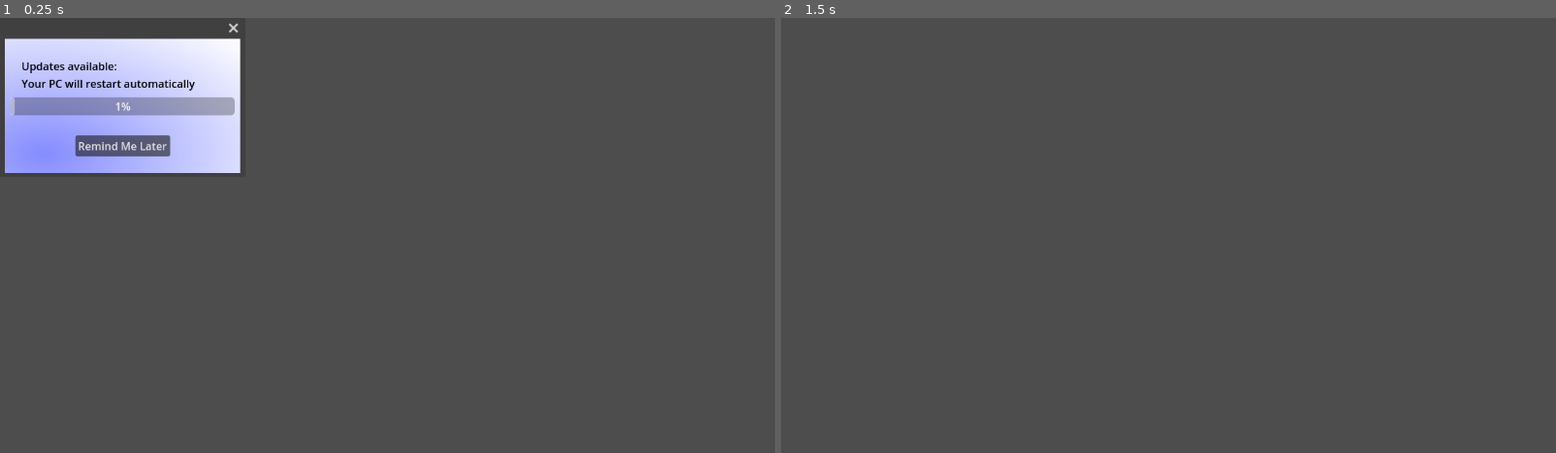
Above: before the commit, frames 1-2 (left to right).
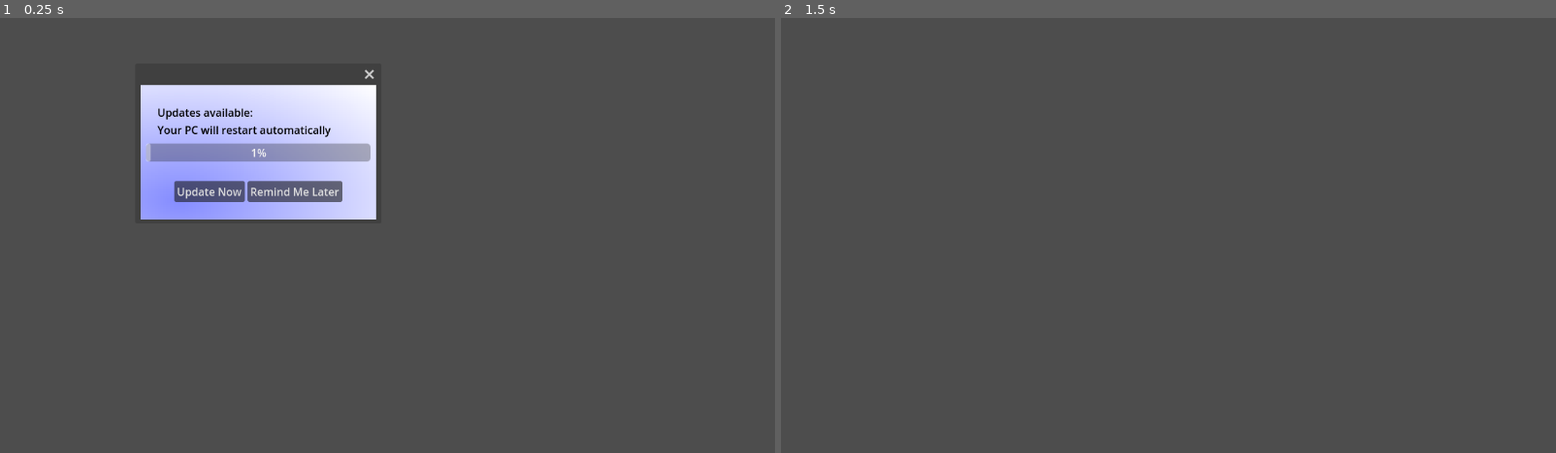
Above: after the commit, the same moments.

Repository: zsmitty2020/SSUFamJam25
Game: Godot game, scene res://Windows/Winwoes/Winwoes.tscn
The game is run twice, just before and just after one commit, with the same random seed, the same clock (stepped at 60 frames per second) and the same inputs. This scene is started directly instead of the project's main scene.
Inputs:
- Up to frame 1 (0.25 s): no input
- Up to frame 2 (1.5 s): click "Remind Me Later" at 0.5 s; tap Enter at 1.25 s

The runs differ from the first frame. In frame 1, 15% of the frame differs, in the area x 0-49%, y 1-47%; in frame 2, nothing differs.

Commit message:
fixed freejob

Diff:
--- a/ssu-fam-jam-game-godot-project/Windows/Search/search_window.gd
+++ b/ssu-fam-jam-game-godot-project/Windows/Search/search_window.gd
@@ -34,11 +34,11 @@
 		GlobalData.open_tabs.append("converse")
 
 
-func _on_dryft_meta_clicked(meta: Variant) -> void:
+func _on_dryft_meta_clicked(_meta: Variant) -> void:
 	if GlobalData.open_tabs.find("dryft")==-1:
 		var temp = preload("res://Windows/UberGame/uber_game.tscn").instantiate()
 		get_tree().get_root().add_child(temp)
-		GlobalData.open_tabs.append("freejob")
+		GlobalData.open_tabs.append("dryft")
 
 
 func _on_adview_meta_clicked(_meta: Variant) -> void:
@@ -54,8 +54,16 @@
 		get_tree().get_root().add_child(temp)
 		GlobalData.open_tabs.append("slotsgambling")
 
-func _on_ball_bouncer_meta_clicked(meta: Variant) -> void:
+
+func _on_ball_bouncer_meta_clicked(_meta: Variant) -> void:
 	if GlobalData.open_tabs.find("ballbouncer")==-1:
 		var temp = preload("res://Windows/Ball_Bouncer/Ball_Bouncer.tscn").instantiate()
 		get_tree().get_root().add_child(temp)
 		GlobalData.open_tabs.append("ballbouncer")
+
+
+func _on_freejob_meta_clicked(_meta: Variant) -> void:
+	if GlobalData.open_tabs.find("freejob")==-1:
+		var temp = preload("res://Windows/FreeJob/freejob_window.tscn").instantiate()
+		get_tree().get_root().add_child(temp)
+		GlobalData.open_tabs.append("freejob")
--- a/ssu-fam-jam-game-godot-project/Windows/Winwoes/Winwoes.tscn
+++ b/ssu-fam-jam-game-godot-project/Windows/Winwoes/Winwoes.tscn
@@ -55,20 +55,28 @@
 text = "Updates available:
 Your PC will restart automatically"
 
-[node name="Remind" type="Button" parent="WinwoesUpdate"]
+[node name="HBoxContainer" type="HBoxContainer" parent="WinwoesUpdate"]
 layout_mode = 1
 anchors_preset = 7
 anchor_left = 0.5
 anchor_top = 1.0
 anchor_right = 0.5
 anchor_bottom = 1.0
-offset_left = -70.5
-offset_top = -56.0
-offset_right = 70.5
-offset_bottom = -25.0
+offset_left = -125.0
+offset_top = -57.0
+offset_right = 125.0
+offset_bottom = -26.0
 grow_horizontal = 2
 grow_vertical = 0
+
+[node name="Update" type="Button" parent="WinwoesUpdate/HBoxContainer"]
+layout_mode = 2
+text = "Update Now"
+
+[node name="Remind" type="Button" parent="WinwoesUpdate/HBoxContainer"]
+layout_mode = 2
 text = "Remind Me Later"
 
 [connection signal="close_requested" from="." to="WinwoesUpdate" method="_on_winwoes_close_requested"]
-[connection signal="pressed" from="WinwoesUpdate/Remind" to="WinwoesUpdate" method="_on_remind_pressed"]
+[connection signal="pressed" from="WinwoesUpdate/HBoxContainer/Update" to="WinwoesUpdate" method="_on_update_pressed"]
+[connection signal="pressed" from="WinwoesUpdate/HBoxContainer/Remind" to="WinwoesUpdate" method="_on_remind_pressed"]
--- a/ssu-fam-jam-game-godot-project/Windows/Winwoes/winwoes_update.gd
+++ b/ssu-fam-jam-game-godot-project/Windows/Winwoes/winwoes_update.gd
@@ -1,10 +1,14 @@
 extends TextureRect
+
+func _ready():
+	get_parent().position = Vector2i(randi_range(100, get_parent().get_window().size.x-100), randi_range(100, get_parent().get_window().size.y-100))
+	if GlobalData.num_updates > 5:
+		$HBoxContainer.move_child($HBoxContainer/Update, randi_range(0, $HBoxContainer.get_child_count()-1))
 
 func _process(delta: float) -> void:
 	$ProgressBar.value += delta
 	if $ProgressBar.value >= $ProgressBar.max_value:
-		print("LOOOOSER FUCKING LOOOOOSER YOU LOOOOOSE")
-		get_tree().quit()
+		lose()
 
 func _on_winwoes_close_requested() -> void:
 	GlobalData.open_tabs.erase("update")
@@ -13,3 +17,12 @@
 
 func _on_remind_pressed() -> void:
 	get_parent().queue_free()
+
+
+func _on_update_pressed() -> void:
+	lose()
+
+
+func lose():
+	print("LOOOOSER FUCKING LOOOOOSER YOU LOOOOOSE")
+	get_tree().quit()
--- a/ssu-fam-jam-game-godot-project/global_data.gd
+++ b/ssu-fam-jam-game-godot-project/global_data.gd
@@ -19,7 +19,6 @@
 
 func _process(delta: float) -> void:
 	update_timer -= delta
-	print(update_timer)
 	if update_timer < 0:
 		num_updates += 1
 		update_timer = randf_range(30, max(30, 240.0*(1.0/max(1, num_updates/4.0))))
